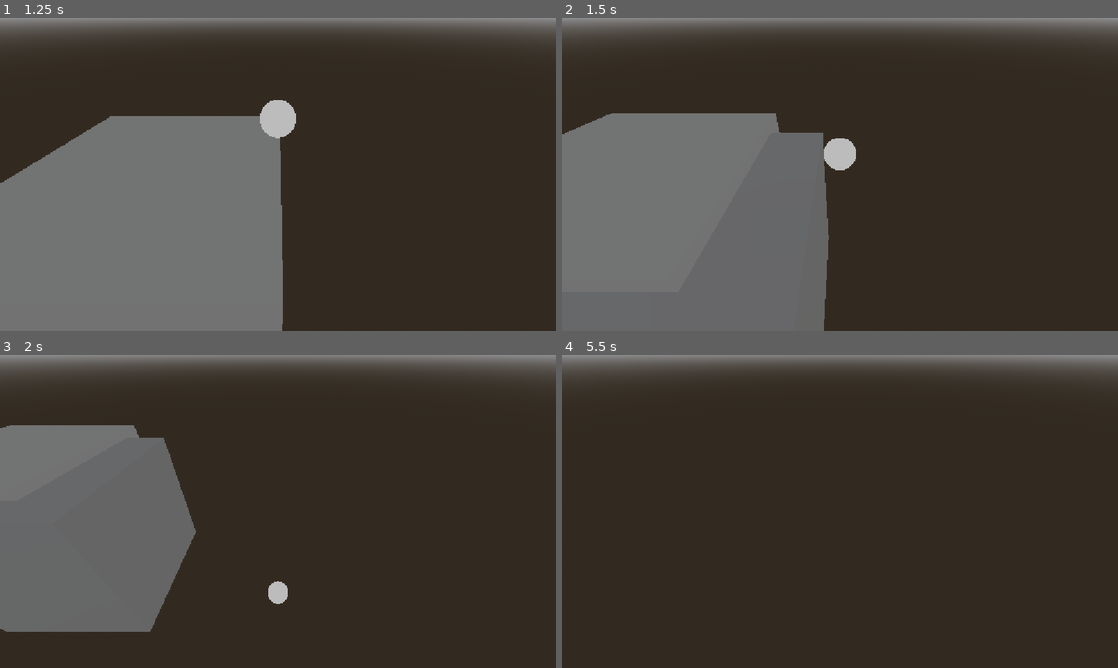
Above: before the commit, frames 1-4 (two rows, left to right).
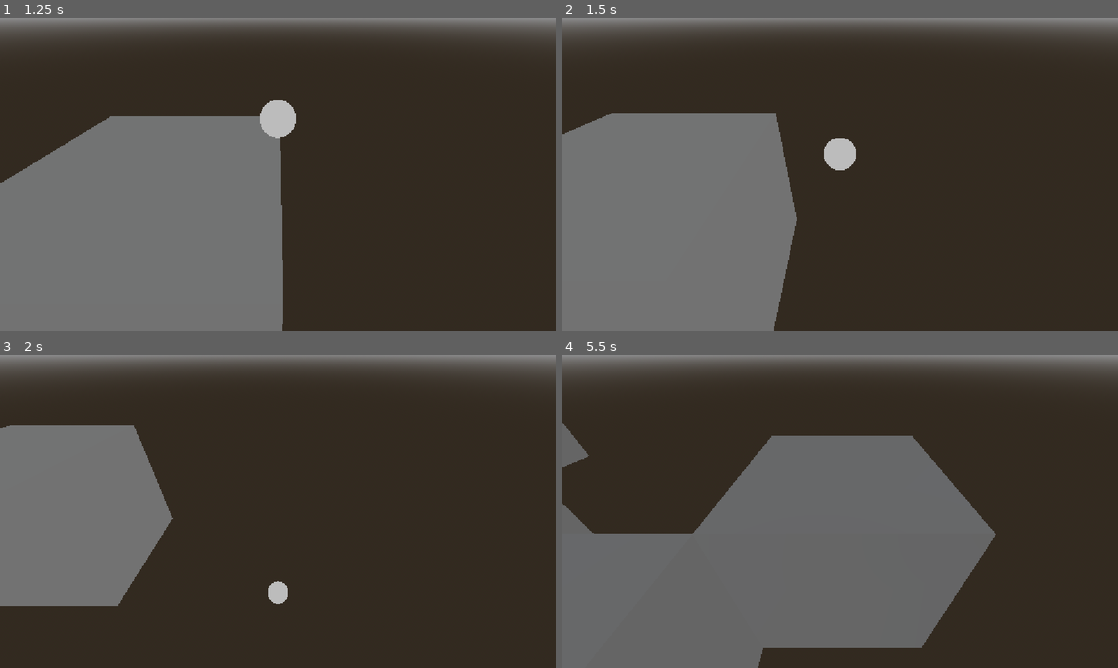
Above: after the commit, the same moments.

Repository: DestroyerMob/rolypoly
Game: Godot game, scene res://scenes/level_builder.tscn
Same seed, same stepped clock (60 frames per second), same inputs: the game is played once before the commit and once after it. This scene is started directly instead of the project's main scene.
Inputs (mouse positions are in pixels of both pictures, inside the frame that each line leads up to):
- Up to frame 1 (1.25 s): tap Enter at 0.5 s; move the mouse to (400, 158) at 0.52 s; hold D (right) from 0.53 s (still down); click (400, 158) at 0.6 s; tap Space (jump) at 0.77 s
- Up to frame 2 (1.5 s): move the mouse to (728, 190) at 1.27 s; release D (right) at 1.28 s; hold S (backward) from 1.28 s (still down); click (728, 190) at 1.35 s
- Up to frame 3 (2 s): keep holding S (backward); tap Space (jump) at 1.52 s
- Up to frame 4 (5.5 s): move the mouse to (895, 442) at 2.02 s; release S (backward) at 2.03 s; hold D (right) 2.03-2.78 s; click (895, 442) at 2.1 s; move the mouse to (812, 574) at 2.77 s; hold W (forward) 2.78-3.53 s; click (812, 574) at 2.85 s; tap Space (jump) at 3.02, 3.77, 4.52 s; move the mouse to (1006, 558) at 3.52 s; hold A (left) 3.53-5.03 s; click (1006, 558) at 3.6 s; move the mouse to (673, 464) at 4.27 s; click (673, 464) at 4.35 s; move the mouse to (867, 511) at 5.02 s; hold S (backward) from 5.03 s (still down); click (867, 511) at 5.1 s

Frame 1 is identical in both runs. In frame 2, 4.5% of the frame differs, in the area x 38-48%, y 36-100%; in frame 3, 5.1%; in frame 4, 41%, in the area x 0-78%, y 21-100%.

Commit message:
Made it so that clicks into the void will intersect on an invisible plane for the y axis, and snapped to grid

Diff:
--- a/scripts/LevelBuilder.gd
+++ b/scripts/LevelBuilder.gd
@@ -3,31 +3,24 @@
 
 @export var Tile: PackedScene
 @export var SurfaceMaterial: TileSurface
+@export var build_height: float = 0.0
 
 func _physics_process(delta: float) -> void:
 	if (Input.is_action_just_pressed("build")):
+		var placement: Variant = get_mouse_world_position()
+		if placement == null:
+			return
 		var tile := Tile.instantiate() as TileShape
 		tile.set_surface(SurfaceMaterial)
-		tile.global_position = get_mouse_world_position()
 		add_child(tile)
-		print_debug(get_mouse_world_position())
+		tile.global_position = placement.snapped(Vector3(8, 8, 8))
+		print_debug(tile.global_position)
 
-func get_mouse_world_position() -> Vector3:
+func get_mouse_world_position() -> Variant:
 	var camera := get_viewport().get_camera_3d()
 	var mouse_pos := get_viewport().get_mouse_position()
 
 	var ray_origin := camera.project_ray_origin(mouse_pos)
 	var ray_direction := camera.project_ray_normal(mouse_pos)
-	var ray_end := ray_origin + ray_direction * 1000.0
-
-	var query := PhysicsRayQueryParameters3D.create(
-		ray_origin,
-		ray_end
-	)
-
-	var result := get_world_3d().direct_space_state.intersect_ray(query)
-
-	if result:
-		return result.position
-	else:
-		return Vector3.ZERO
+	var build_plane := Plane(Vector3.UP, snappedf(build_height, 8.0))
+	return build_plane.intersects_ray(ray_origin, ray_direction)
